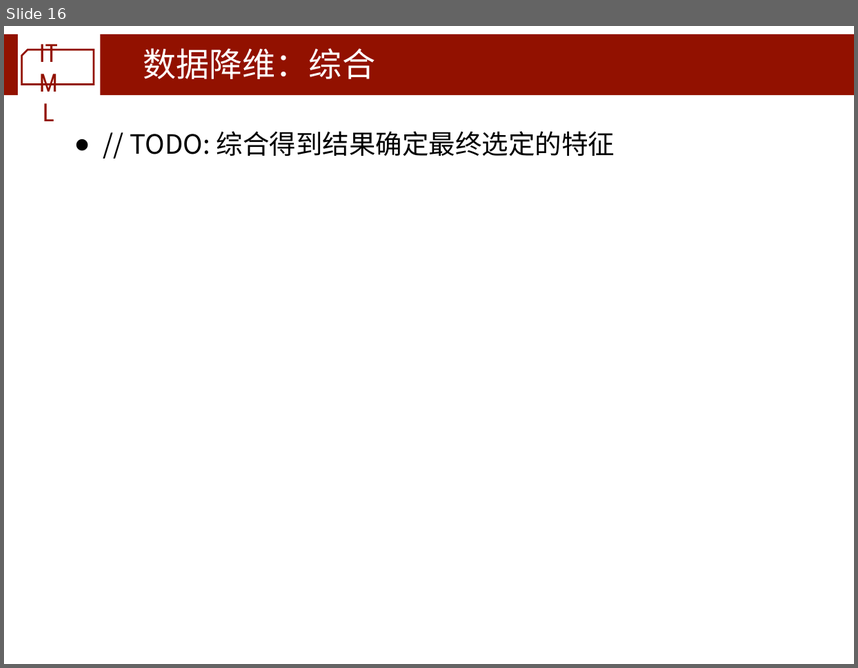
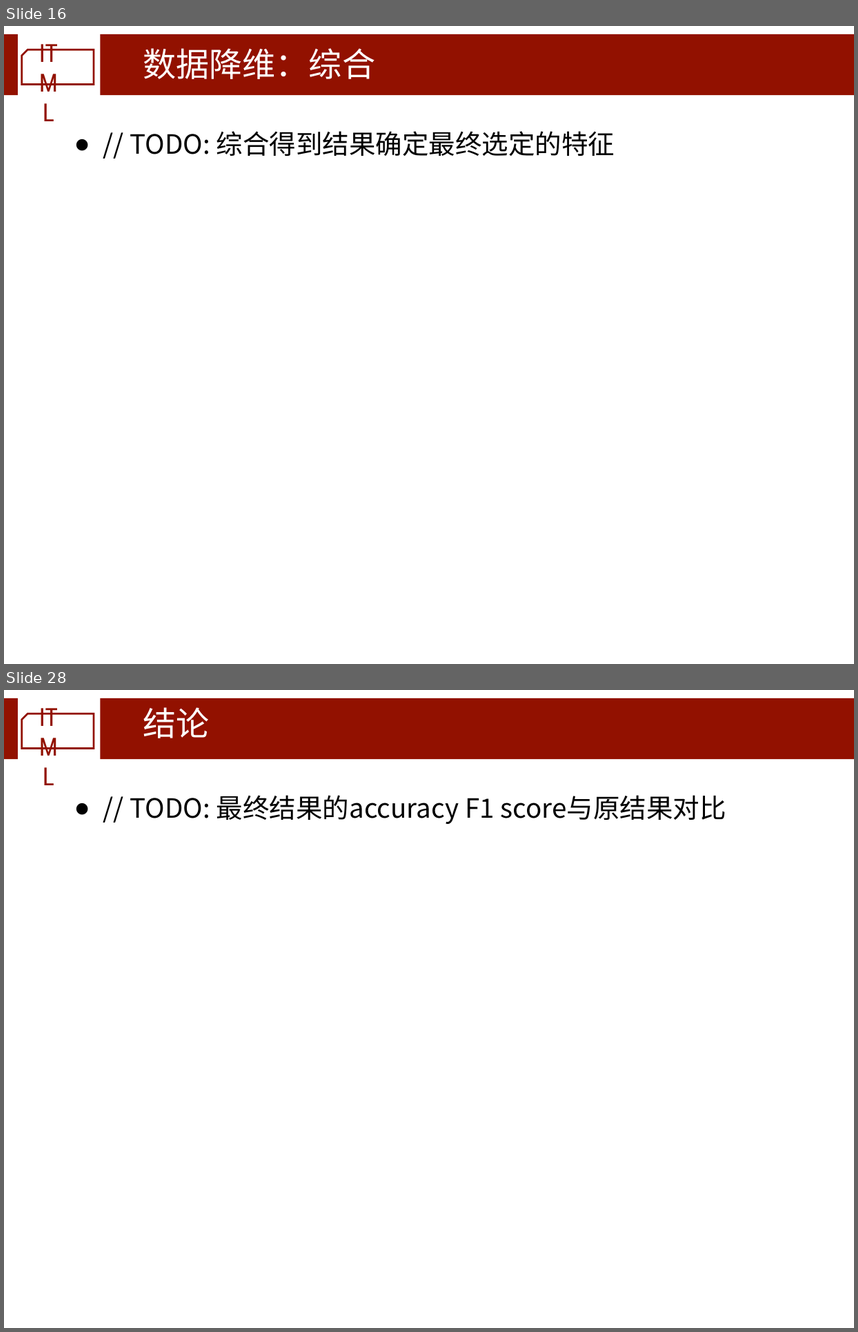
Before and after one commit to zhou-yuhan/Bankrupt-Prediction, a slide deck: 课程项目最终报告.pptx. Shown one above the other, each under a label of ours: slide 16 before the commit, slides 16 and 28 after it; the slides between them are not shown. The pictures are 858x668 and 858x1332 pixels, drawn with LibreOffice and Linux fonts; fonts in the diff are those of the drawing; background and template pictures are left out. Boxes give left, top, right and bottom in pixels: in the first picture for what was removed or moved away, otherwise in the second. Text is boxed around its words. In the diff, an @@ line names an element or a change of style, - is before the commit and + after.

```diff
--- a/课程项目最终报告.pptx
+++ b/课程项目最终报告.pptx
@@ slide 28 added at (4, 690, 854, 1328), background #FFFFFF; not listed: 4 template elements that a slide beside it also shows @@
@@ title added at (143, 707, 210, 738), 40 pt, text #FFFFFF @@
+结论
@@ text added at (130, 795, 726, 824), 32 pt, text #000000 @@
+● // TODO: 最终结果的accuracy F1 score与原结果对比
```
Also in this commit, not shown: 1 slide changed, 14 other slides added, 4 other files.
